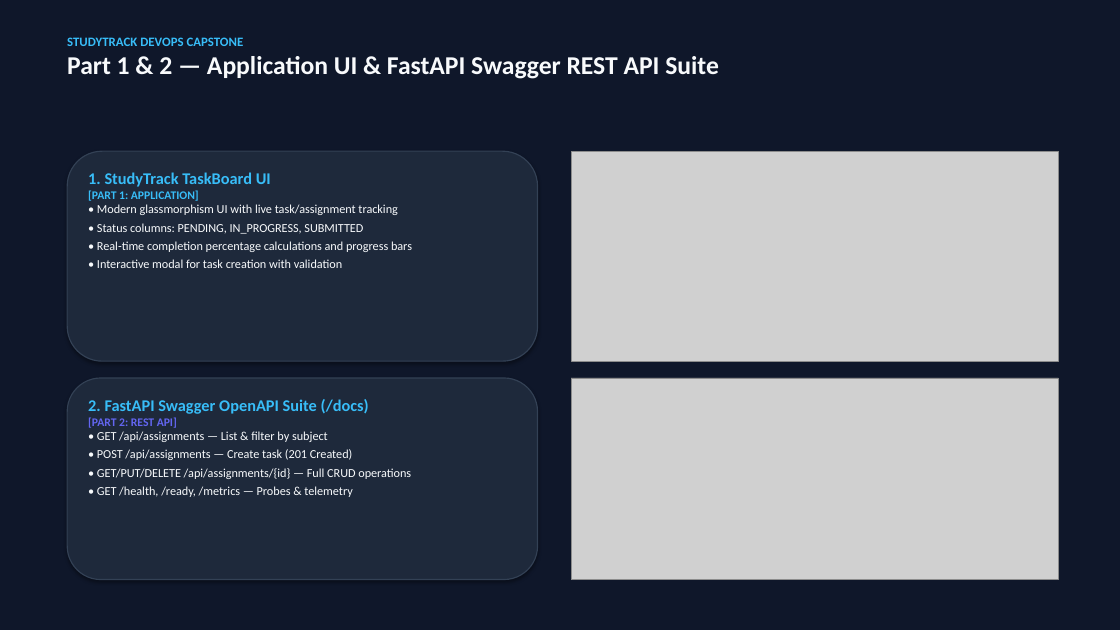
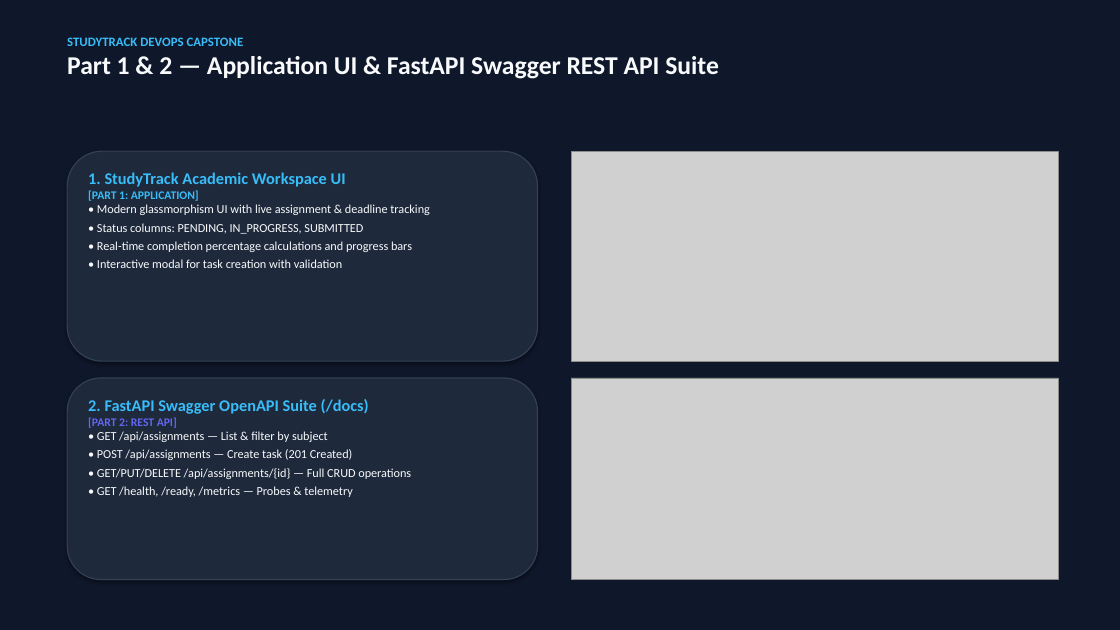
Before and after one commit to shubh-aarambh/Study-Track, a slide deck: slide 3 of demo/StudyTrack_DevOps_Capstone_Presentation.pptx. Drawn at 1120x630 pixels with LibreOffice and Linux fonts; fonts in the diff are those of the drawing; grey boxes stand for pictures. Boxes give left, top, right and bottom in pixels: in the first picture for what was removed or moved away, otherwise in the second. Text is boxed around its words. In the diff, an @@ line names an element or a change of style, - is before the commit and + after.

Commit message:
feat(branding): market exclusively as StudyTrack with academic coursework analytics and distinct study features

```diff
--- a/demo/StudyTrack_DevOps_Capstone_Presentation.pptx
+++ b/demo/StudyTrack_DevOps_Capstone_Presentation.pptx
@@ text at [88, 172, 346, 187]: text changed @@
-1. StudyTrack TaskBoard UI
+1. StudyTrack Academic Workspace UI
@@ text at [97, 204, 429, 215]: text changed @@
-• Modern glassmorphism UI with live task/assignment tracking
+• Modern glassmorphism UI with live assignment & deadline tracking
```
Also in this commit, not shown: 5 other slides changed, 9 other files.
